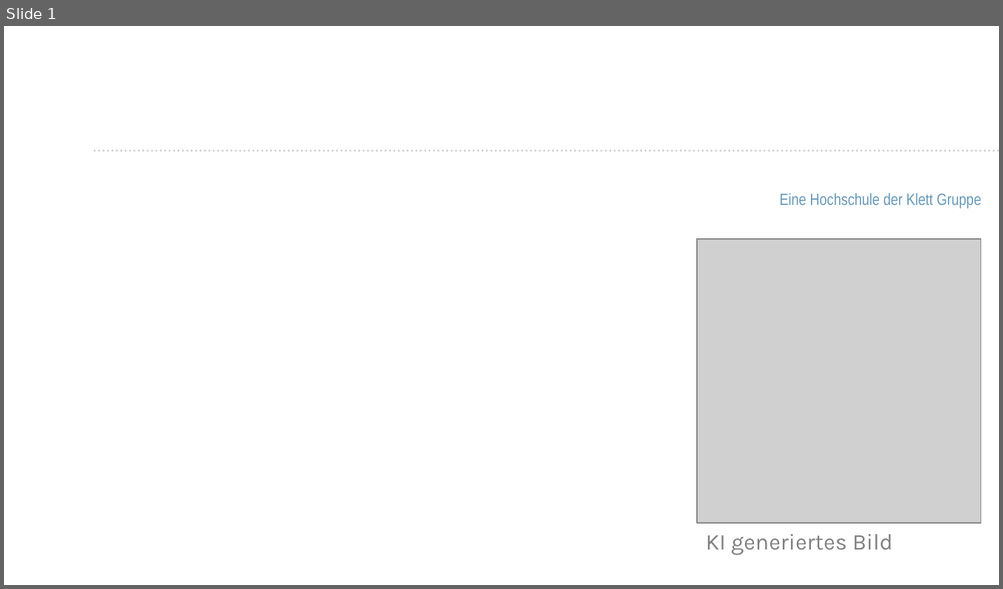
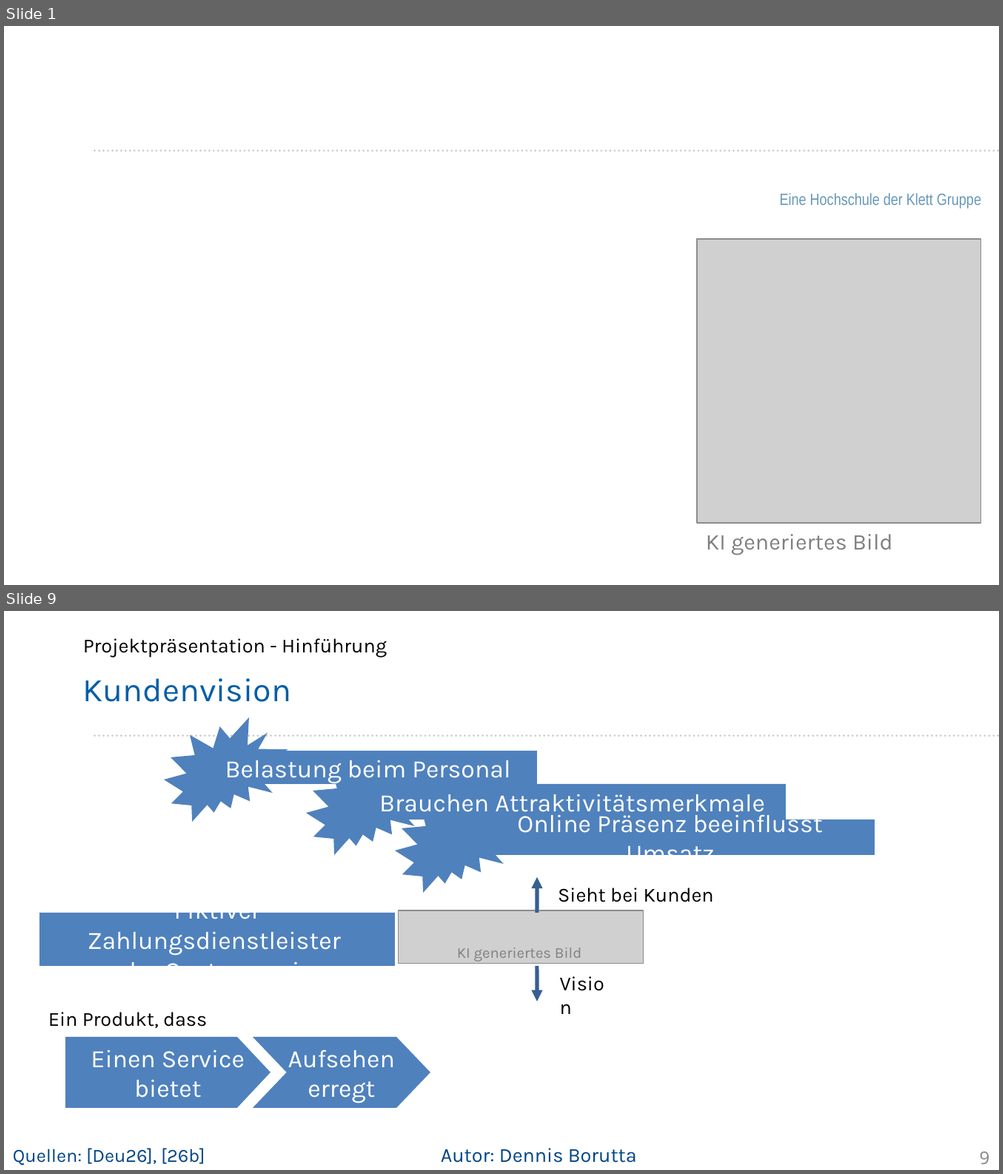
Before and after one commit to Project-CoasterBot/coasterbot, a slide deck: M6_Projekträsentation/db_Projektpräsentation_Coasterbot.odp. Shown one above the other, each under a label of ours: slide 1 before the commit, slides 1 and 9 after it; the slides between them are not shown. The pictures are 1003x589 and 1003x1174 pixels, drawn with LibreOffice and Linux fonts; fonts in the diff are those of the drawing; grey boxes stand for pictures; background and template pictures are left out. Boxes give left, top, right and bottom in pixels: in the first picture for what was removed or moved away, otherwise in the second. Text is boxed around its words. In the diff, an @@ line names an element or a change of style, - is before the commit and + after.

Commit message:
Abschluss Entwurf Teil Dennis

```diff
--- a/M6_Projekträsentation/db_Projektpräsentation_Coasterbot.odp
+++ b/M6_Projekträsentation/db_Projektpräsentation_Coasterbot.odp
@@ slide 9 added at [4,611,999,1170], background #FFFFFF; not listed: 1 template element that a slide beside it also shows @@
@@ text added at [83,638,387,658], 16 pt, text #000000 @@
+Projektpräsentation - Hinführung
@@ title added at [83,678,291,702], 26.4 pt, text #005EA6 @@
+Kundenvision
@@ irregular seal added at [164,718,288,822], fill #4F81BD @@
@@ rectangle added at [200,751,538,784], fill #4F81BD, 20 pt, text #FFFFFF @@
+Belastung beim Personal
@@ irregular seal added at [307,751,431,856], fill #4F81BD @@
@@ rectangle added at [360,784,785,820], fill #4F81BD, 20 pt, text #FFFFFF @@
+Brauchen Attraktivitätsmerkmale
@@ irregular seal added at [395,789,519,894], fill #4F81BD @@
@@ rectangle added at [466,820,875,854], fill #4F81BD, 20 pt, text #FFFFFF @@
+Online Präsenz beeinflusst Umsatz
@@ arrow added from (538, 914) to (538, 877), #376092 3 pt @@
@@ text added at [558,888,714,903], 16 pt, text #000000 @@
+Sieht bei Kunden
@@ rectangle added at [40,914,395,967], fill #4F81BD, 20 pt, text #FFFFFF @@
+Fiktiver Zahlungsdienstleister
+der Gastronomie
@@ picture added at [398,911,644,964] @@
@@ text added at [457,948,581,962], 12 pt, text #808080 @@
+KI generiertes Bild
@@ arrow added from (538, 967) to (538, 1002), #376092 3 pt @@
@@ text added at [551,967,625,1002], 16 pt, text #000000 @@
+Vision
@@ text added at [48,1012,207,1028], 16 pt, text #000000 @@
+Ein Produkt, dass
@@ freeform shape added at [65,1037,270,1108], fill #4F81BD, 20 pt, text #FFFFFF @@
+Einen Service bietet
@@ freeform shape added at [253,1037,431,1108], fill #4F81BD, 20 pt, text #FFFFFF @@
+Aufsehen erregt
@@ text added at [13,1148,205,1166], 15 pt, text #004586 @@
+Quellen: [Deu26], [26b]
@@ text added at [441,1148,637,1163], 16 pt, text #004586 @@
+Autor: Dennis Borutta
@@ page number added at [979,1152,989,1165], 14 pt, text #8C8C8C @@
+9
```
Also in this commit, not shown: 2 slides changed, 24 other slides added, 1 slide removed, 2 other files.
